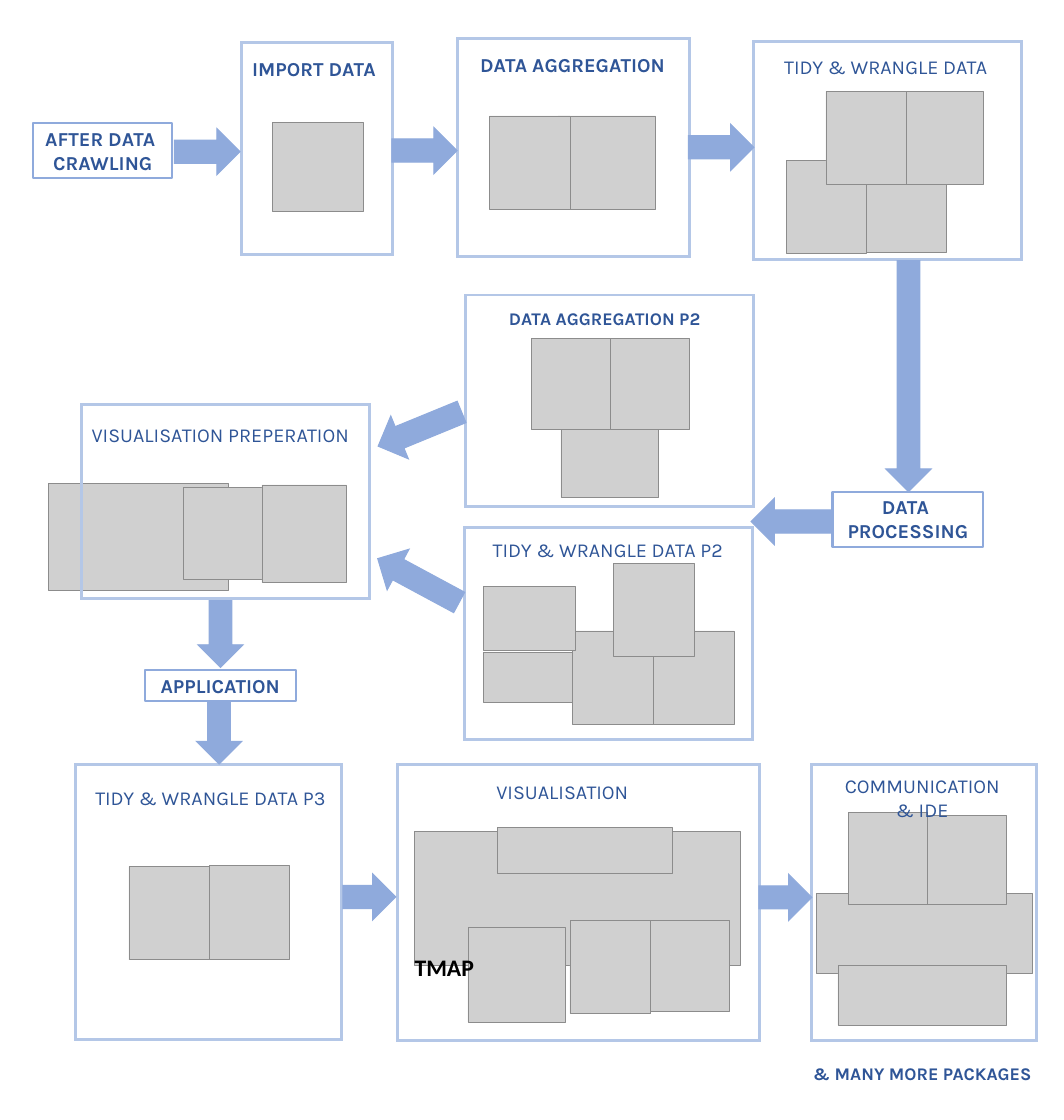
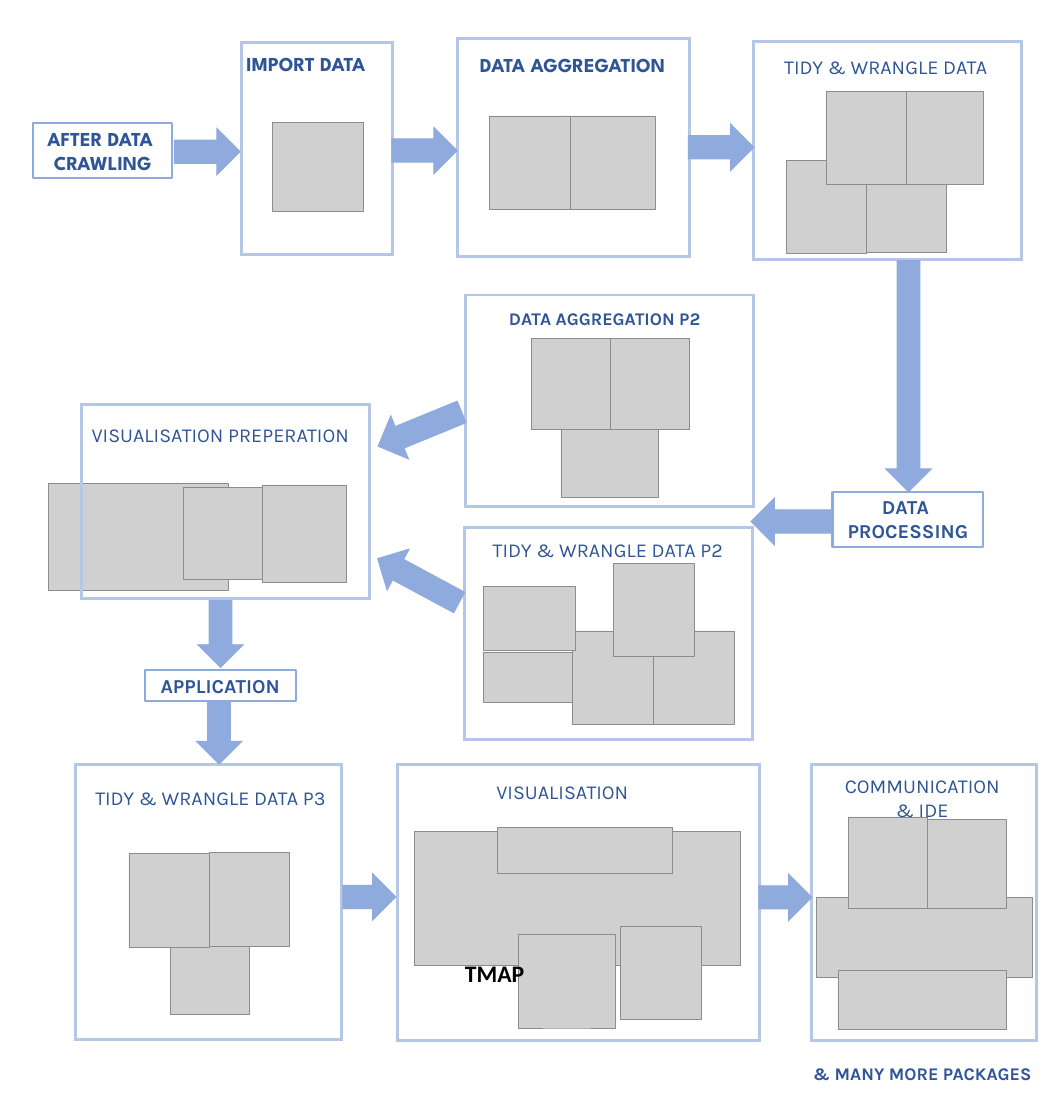
Before and after one commit to LingxingG/Va-Project, a slide deck: slide 1 of Technology & Tools Used.pptx. Drawn at 1064x1120 pixels with LibreOffice and Linux fonts; fonts in the diff are those of the drawing; grey boxes stand for pictures. Boxes give left, top, right and bottom in pixels: in the first picture for what was removed or moved away, otherwise in the second. Text is boxed around its words. In the diff, an @@ line names an element or a change of style, - is before the commit and + after.

```diff
--- a/Technology & Tools Used.pptx
+++ b/Technology & Tools Used.pptx
@@ font Karla to League Spartan in 3 elements at (33, 123, 173, 178), (480, 58, 665, 73), (246, 57, 365, 72) @@
@@ 4 pictures: place and size @@
-4 pictures at (817, 813, 1033, 1025)
+4 pictures at (817, 817, 1033, 1029)
@@ picture: place and size @@
-picture at (129, 867, 209, 960)
+picture at (129, 854, 209, 947)
@@ picture: place and size @@
-picture at (209, 866, 289, 959)
+picture at (209, 853, 289, 946)
@@ picture: place and size @@
-picture at (651, 920, 730, 1012)
+picture at (170, 922, 249, 1014)
@@ 2 pictures, 1 text: place and size @@
-2 pictures, 1 text at (415, 920, 650, 1022)
+2 pictures, 1 text at (465, 927, 701, 1028)
```
Also in this commit, not shown: 3 other files.
